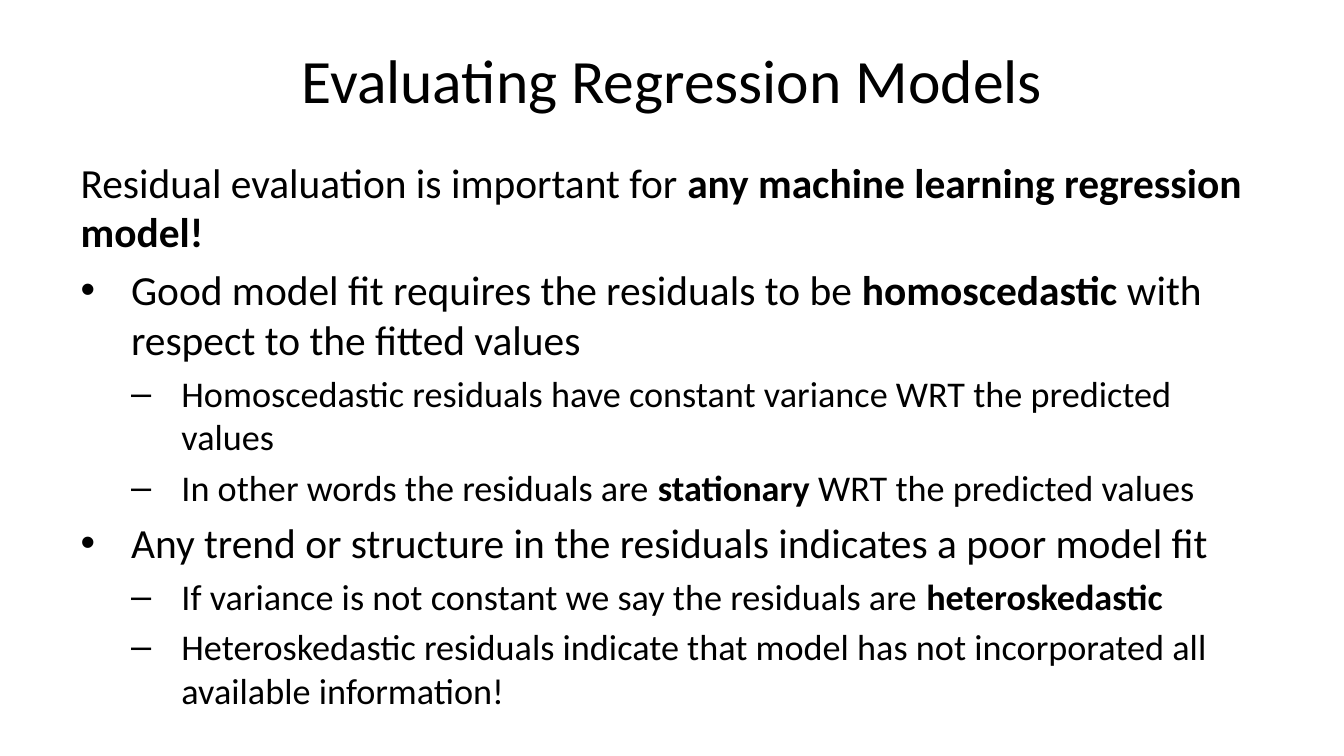
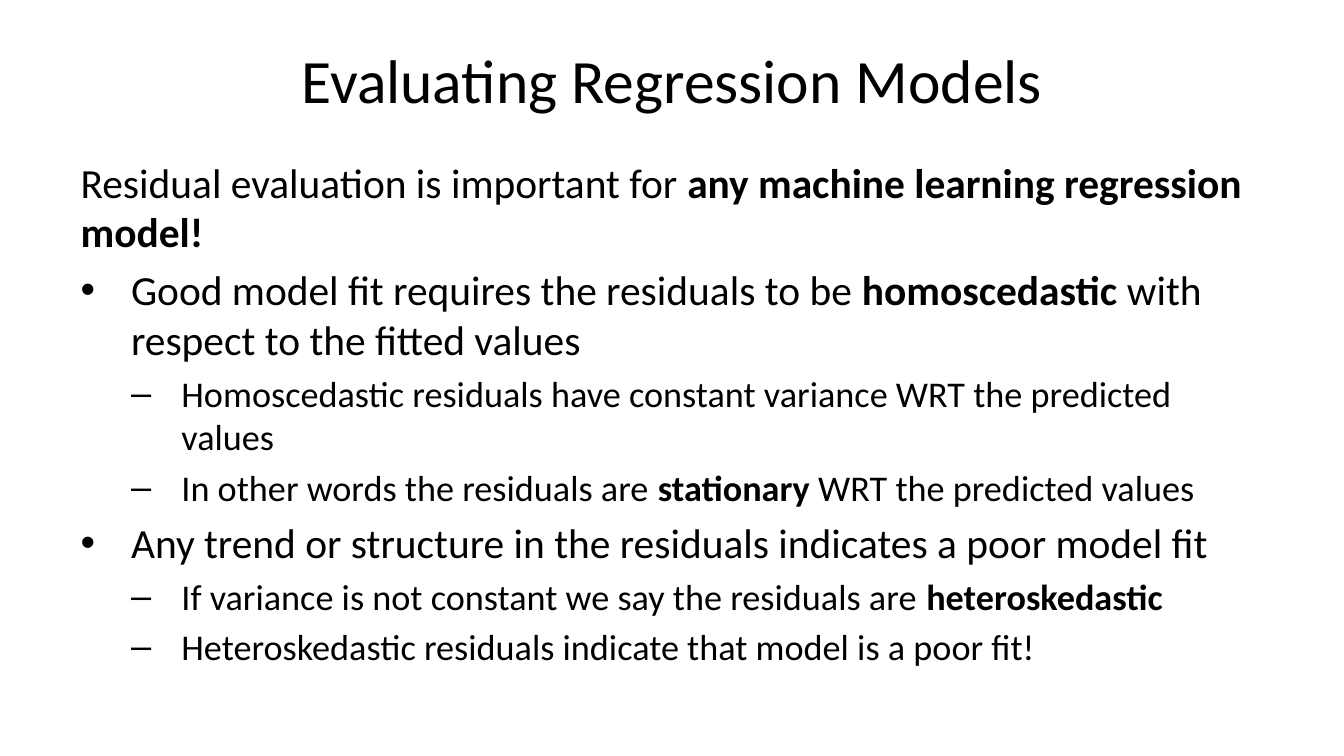
Before and after one commit to StephenElston/CSCI-E-83, a slide deck: slide 32 of LectureSlides/08_IntroductionToLinearModels.pptx. Drawn at 1344x756 pixels with LibreOffice and Linux fonts; fonts in the diff are those of the drawing. Boxes give left, top, right and bottom in pixels: in the first picture for what was removed or moved away, otherwise in the second. Text is boxed around its words. In the diff, an @@ line names an element or a change of style, - is before the commit and + after.

```diff
--- a/LectureSlides/08_IntroductionToLinearModels.pptx
+++ b/LectureSlides/08_IntroductionToLinearModels.pptx
@@ text at (x1=181, y1=635, x2=1034, y2=666): text changed @@
-  – Heteroskedastic residuals indicate that model has not incorporated all available information!
+  – Heteroskedastic residuals indicate that model is a poor fit!
```
Also in this commit, not shown: 2 other slides changed.
